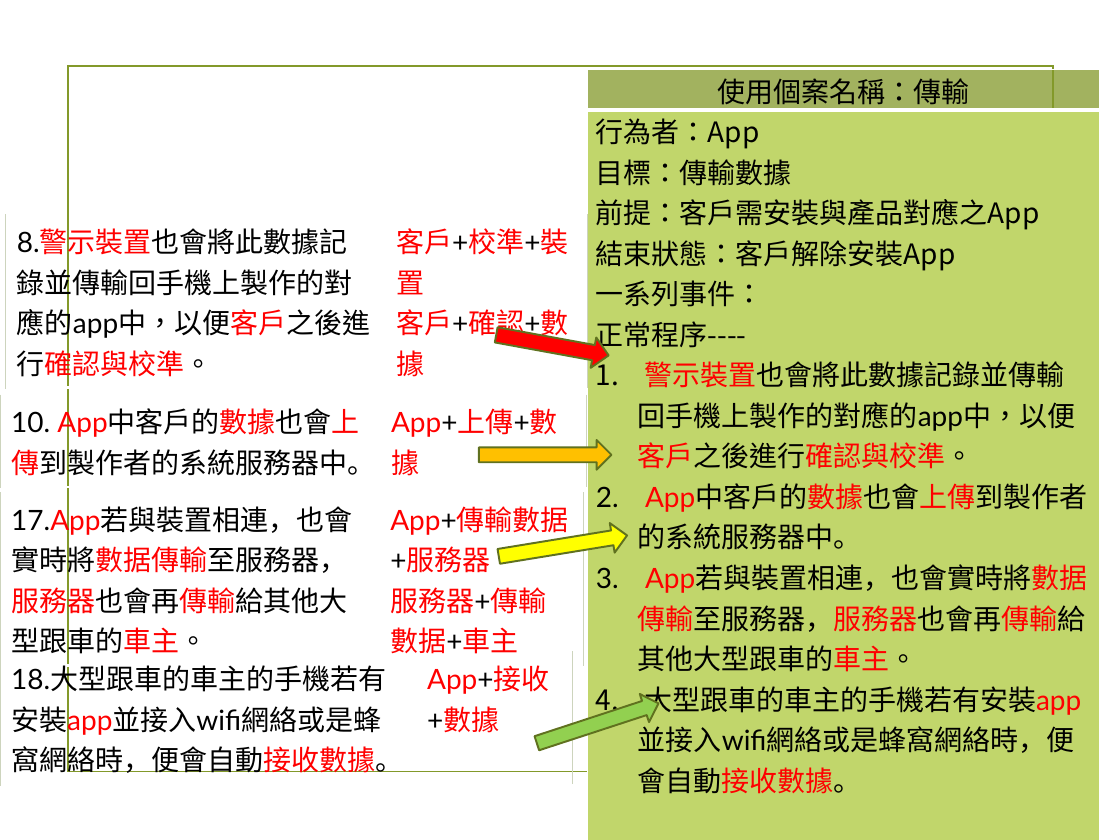
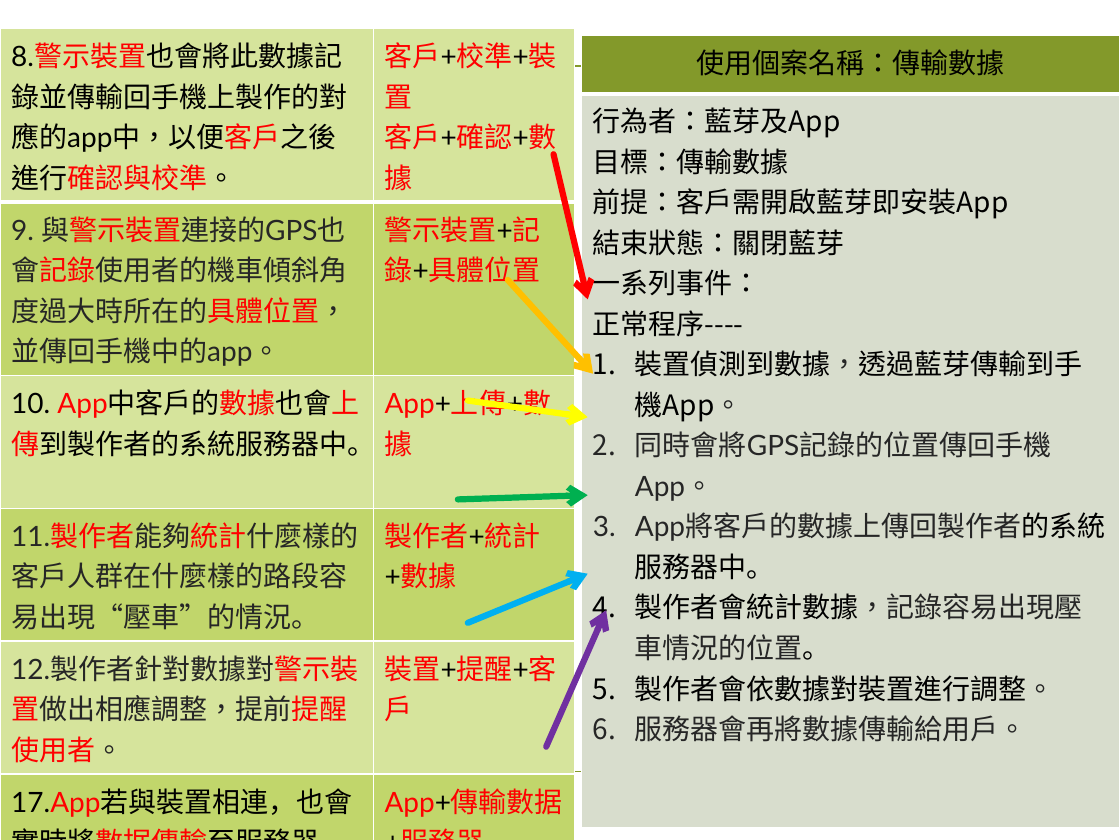
Before and after one commit to chandlerkuo/sharepee, a slide deck: slide 16 of 陀螺儀機車警示裝置.pptx (slide 17 before the commit). Drawn at 1120x840 pixels with LibreOffice and Linux fonts; fonts in the diff are those of the drawing; background and template pictures are left out. Boxes give left, top, right and bottom in pixels: in the first picture for what was removed or moved away, otherwise in the second. Text is boxed around its words. In the diff, an @@ line names an element or a change of style, - is before the commit and + after.

Commit message:
Add files via upload
修改使用個案

```diff
--- a/陀螺儀機車警示裝置.pptx
+++ b/陀螺儀機車警示裝置.pptx
@@ table added at [0, 29, 575, 836], 6 rows, 2 columns @@
+8.警示裝置也會將此數據記錄並傳輸回手機上製作的對應的app中，以便客戶之後進行確認與校準。 | 客戶+校準+裝置 / 客戶+確認+數據
+9. 與警示裝置連接的GPS也會記錄使用者的機車傾斜角度過大時所在的具體位置，並傳回手機中的app。 | 警示裝置+記錄+具體位置
+10. App中客戶的數據也會上傳到製作者的系統服務器中。 | App+上傳+數據
+11.製作者能夠統計什麼樣的客戶人群在什麼樣的路段容易出現“壓車”的情況。 | 製作者+統計+數據
+12.製作者針對數據對警示裝置做出相應調整，提前提醒使用者。 | 裝置+提醒+客戶
+17.App若與裝置相連，也會實時將數据傳輸至服務器，服務器也會再傳輸給其他大型跟車的車主。 | App+傳輸數据+服務器 / 服務器+傳輸數据+車主
@@ table at [581, 36, 1120, 776] @@
-row 1, column 1: 使用個案名稱：傳輸
+row 1, column 1: 使用個案名稱：傳輸數據
-row 2, column 1: 行為者：App / 目標：傳輸數據 / 前提：客戶需安裝與產品對應之App / 結束狀態：客戶解除安裝App / 一系列事件： / 正常程序---- / 警示裝置也會將此數據記錄並傳輸回手機上製作的對應的app中，以便客戶之後進行確認與校準。 / App中客戶的數據也會上傳到製作者的系統服務器中。 / App若與裝置相連，也會實時將數据傳輸至服務器，服務器也會再傳輸給其他大型跟車的車主。 / 大型跟車的車主的手機若有安裝app並接入wifi網絡或是蜂窩網絡時，便會自動接收數據。
+row 2, column 1: 行為者：藍芽及App / 目標：傳輸數據 / 前提：客戶需開啟藍芽即安裝App / 結束狀態：關閉藍芽 / 一系列事件： / 正常程序---- / 裝置偵測到數據，透過藍芽傳輸到手機App。 / 同時會將GPS記錄的位置傳回手機App。 / App將客戶的數據上傳回製作者的系統服務器中。 / 製作者會統計數據，記錄容易出現壓車情況的位置。 / 製作者會依數據對裝置進行調整。 / 服務器會再將數據傳輸給用戶。
@@ fill #83992A at 75% opacity to #83992A in row 1, column 1 @@
@@ fill #C1D66B to #D9DECD in row 2, column 1 @@
@@ table: place and size @@
-table at [588, 69, 1100, 798]
+table at [581, 36, 1120, 776]
@@ arrow added from (553, 155) to (588, 299), #FF0000 4 pt @@
@@ table removed at [6, 214, 588, 386], 1 rows, 2 columns @@
-8.警示裝置也會將此數據記錄並傳輸回手機上製作的對應的app中，以便客戶之後進行確認與校準。 | 客戶+校準+裝置 / 客戶+確認+數據
@@ arrow added from (507, 280) to (594, 374), #FFC000 4 pt @@
@@ right arrow removed at [493, 319, 611, 371] @@
@@ table removed at [0, 394, 586, 737], 1 rows, 2 columns @@
-10. App中客戶的數據也會上傳到製作者的系統服務器中。 | App+上傳+數據
@@ arrow added from (468, 401) to (588, 417), #FFFF00 4 pt @@
@@ right arrow removed at [479, 440, 612, 470] @@
@@ table removed at [0, 493, 585, 664], 1 rows, 2 columns @@
-17.App若與裝置相連，也會實時將數据傳輸至服務器，服務器也會再傳輸給其他大型跟車的車主。 | App+傳輸數据+服務器 / 服務器+傳輸數据+車主
@@ arrow added from (458, 500) to (588, 495), #00B050 4 pt @@
@@ right arrow removed at [497, 521, 630, 571] @@
@@ arrow added from (468, 623) to (588, 573), #00B0F0 4 pt @@
@@ arrow added from (547, 747) to (606, 610), #7030A0 4 pt @@
@@ table removed at [0, 652, 572, 777], 1 rows, 2 columns @@
-18.大型跟車的車主的手機若有安裝app並接入wifi網絡或是蜂窩網絡時，便會自動接收數據。 | App+接收+數據
@@ right arrow removed at [533, 690, 663, 758] @@
@@ page number at [950, 740, 966, 741]: text changed @@
-17
+16
```
Also in this commit, not shown: 4 other slides changed, 2 slides added, 3 slides removed.
